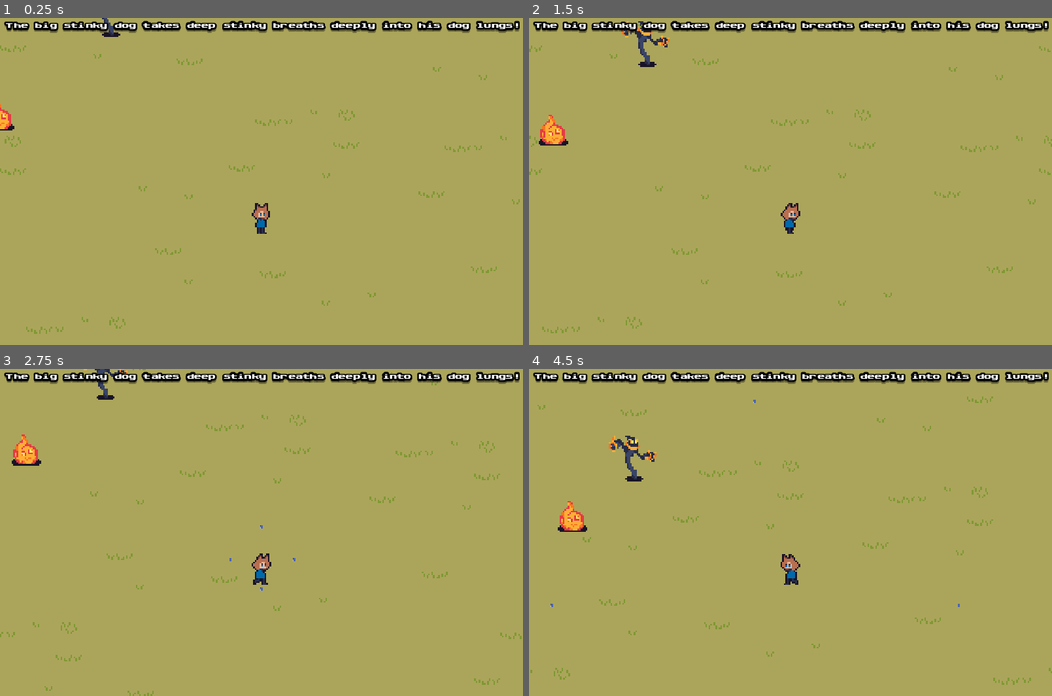
Above: before the commit, frames 1-4 (two rows, left to right).
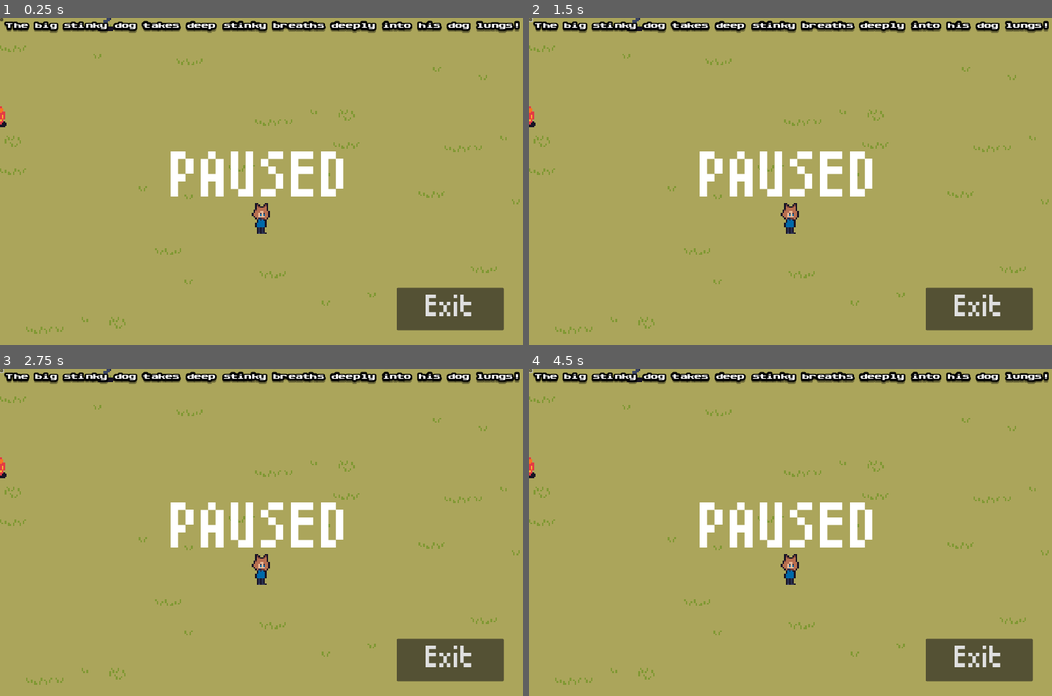
Above: after the commit, the same moments.

Repository: ColtonPhillips/its-spreading
Game: Godot game, scene res://scenes/world.tscn
The game is run twice, just before and just after one commit, with the same random seed, the same clock (stepped at 60 frames per second) and the same inputs.
Inputs (mouse positions are in pixels of both pictures, inside the frame that each line leads up to):
- Up to frame 1 (0.25 s): no input
- Up to frame 2 (1.5 s): click (529, 18) at 0.52 s; hold D (move_right) from 1.28 s (still down)
- Up to frame 3 (2.75 s): release D (move_right) at 2.03 s; hold S (move_down) from 2.03 s (still down)
- Up to frame 4 (4.5 s): release S (move_down) at 2.78 s; hold D (move_right) 2.78-3.53 s; hold W (move_up) 3.53-4.28 s; hold A (move_left) from 4.28 s (still down)

The runs differ from the first frame. In frame 1, 5.2% of the frame differs, in the area x 0-97%, y 0-96%; in frame 2, 6.8%; in frame 3, 6.8%; in frame 4, 7.1%, in the area x 0-100%, y 0-97%.

Commit message:
added basic menu

Diff:
--- /dev/null
+++ b/gui/ExitButton.gd
@@ -0,0 +1,15 @@
+extends Button
+
+
+# Called when the node enters the scene tree for the first time.
+func _ready():
+	pass # Replace with function body.
+
+
+# Called every frame. 'delta' is the elapsed time since the previous frame.
+func _process(delta):
+	pass
+
+
+func _on_pressed():
+	get_tree().quit();
--- /dev/null
+++ b/gui/main-menu.gd
@@ -0,0 +1,15 @@
+extends Node
+
+func _ready():
+	get_tree().paused = true;
+	self.visible = true;
+
+func _input(event):
+	if Input.is_action_just_pressed("pause"):
+		print(get_tree().paused);
+		if (get_tree().paused):
+			get_tree().paused = false;
+			self.visible = false;
+		else:
+			get_tree().paused = true;
+			self.visible = true;
--- /dev/null
+++ b/gui/menu.tscn
@@ -0,0 +1,52 @@
+[gd_scene load_steps=4 format=3 uid="uid://yg11qveki1pj"]
+
+[ext_resource type="FontFile" uid="uid://dmompifepalc2" path="res://font/ttf/ChevyRay - Babyblocks.ttf" id="1_bymqs"]
+[ext_resource type="Script" path="res://gui/ExitButton.gd" id="2_kd7in"]
+
+[sub_resource type="LabelSettings" id="LabelSettings_onixx"]
+font = ExtResource("1_bymqs")
+font_size = 147
+
+[node name="Menu" type="Control"]
+layout_mode = 3
+anchors_preset = 15
+anchor_right = 1.0
+anchor_bottom = 1.0
+grow_horizontal = 2
+grow_vertical = 2
+
+[node name="Label" type="Label" parent="."]
+layout_mode = 1
+anchors_preset = 8
+anchor_left = 0.5
+anchor_top = 0.5
+anchor_right = 0.5
+anchor_bottom = 0.5
+offset_left = -222.0
+offset_top = -74.0
+offset_right = 222.0
+offset_bottom = 74.0
+grow_horizontal = 2
+grow_vertical = 2
+text = "Paused"
+label_settings = SubResource("LabelSettings_onixx")
+uppercase = true
+
+[node name="Button" type="Button" parent="."]
+layout_mode = 1
+anchors_preset = -1
+anchor_left = 0.759063
+anchor_top = 0.8245
+anchor_right = 0.963281
+anchor_bottom = 0.955
+offset_left = -0.600037
+offset_top = 0.399963
+grow_horizontal = 0
+grow_vertical = 0
+theme_override_fonts/font = ExtResource("1_bymqs")
+theme_override_font_sizes/font_size = 68
+text = "Exit"
+script = ExtResource("2_kd7in")
+metadata/_edit_use_anchors_ = true
+
+[connection signal="pressed" from="Button" to="Button" method="_on_pressed"]
--- a/project.godot
+++ b/project.godot
@@ -20,10 +20,13 @@
 window/size/viewport_width=1280
 window/size/viewport_height=800
 window/size/initial_position_type=0
-window/size/initial_position=Vector2i(15, 15)
 window/size/window_width_override=1680
 window/size/window_height_override=1050
 window/stretch/mode="canvas_items"
+
+[dotnet]
+
+project/assembly_name="ItsSpreading"
 
 [editor]
 
@@ -58,6 +61,11 @@
 , Object(InputEventKey,"resource_local_to_scene":false,"resource_name":"","device":-1,"window_id":0,"alt_pressed":false,"shift_pressed":false,"ctrl_pressed":false,"meta_pressed":false,"pressed":false,"keycode":0,"physical_keycode":4194322,"key_label":0,"unicode":0,"echo":false,"script":null)
 ]
 }
+pause={
+"deadzone": 0.5,
+"events": [Object(InputEventKey,"resource_local_to_scene":false,"resource_name":"","device":-1,"window_id":0,"alt_pressed":false,"shift_pressed":false,"ctrl_pressed":false,"meta_pressed":false,"pressed":false,"keycode":0,"physical_keycode":4194305,"key_label":0,"unicode":0,"echo":false,"script":null)
+]
+}
 
 [rendering]
 
--- /dev/null
+++ b/scenes/world.gd
@@ -0,0 +1,11 @@
+extends Node2D
+
+
+# Called when the node enters the scene tree for the first time.
+func _ready():
+	pass # Replace with function body.
+
+
+# Called every frame. 'delta' is the elapsed time since the previous frame.
+func _process(delta):
+	pass
--- a/scenes/world.tscn
+++ b/scenes/world.tscn
@@ -1,10 +1,12 @@
-[gd_scene load_steps=6 format=3 uid="uid://27phkm3uydxm"]
+[gd_scene load_steps=8 format=3 uid="uid://27phkm3uydxm"]
 
 [ext_resource type="Texture2D" uid="uid://5dtxv8q8u4ae" path="res://art/grass.png" id="1_3fkv3"]
 [ext_resource type="PackedScene" uid="uid://c3vntakhy0jq7" path="res://scenes/player.tscn" id="1_5kmuy"]
+[ext_resource type="Script" path="res://gui/main-menu.gd" id="1_elxvf"]
 [ext_resource type="PackedScene" uid="uid://bjopb88sq766e" path="res://scenes/enemy/fire_orb_enemy.tscn" id="3_vh7tc"]
 [ext_resource type="PackedScene" uid="uid://54h5abumwo2c" path="res://gui/gameplay_gui.tscn" id="4_u55po"]
 [ext_resource type="PackedScene" uid="uid://dkiuk5y53nmy2" path="res://scenes/enemy/wisp_enemy.tscn" id="4_y0un6"]
+[ext_resource type="PackedScene" uid="uid://yg11qveki1pj" path="res://gui/menu.tscn" id="7_pyd75"]
 
 [node name="World" type="Node2D"]
 
@@ -24,3 +26,13 @@
 position = Vector2(-95, -143)
 
 [node name="GameplayGUI" parent="." instance=ExtResource("4_u55po")]
+
+[node name="Menu" type="CanvasLayer" parent="."]
+process_mode = 3
+script = ExtResource("1_elxvf")
+
+[node name="Menu" parent="Menu" instance=ExtResource("7_pyd75")]
+
+[node name="Button" type="Button" parent="Menu"]
+offset_right = 8.0
+offset_bottom = 8.0
